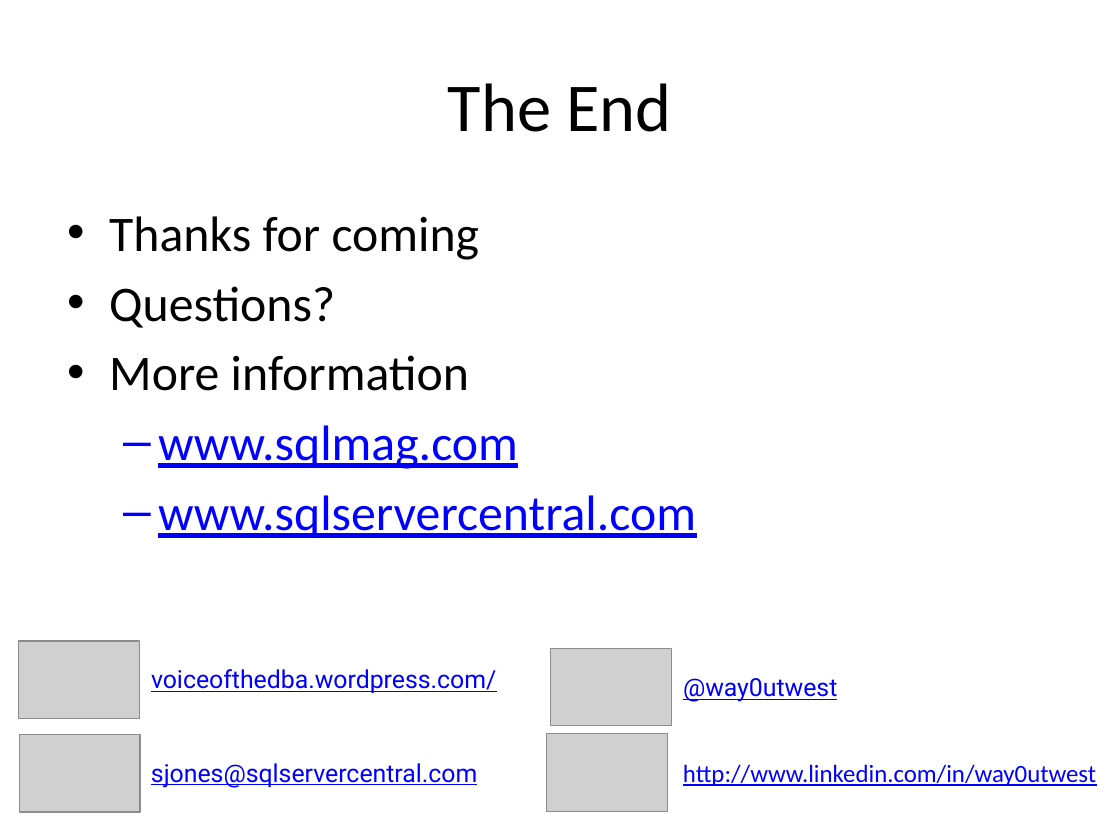
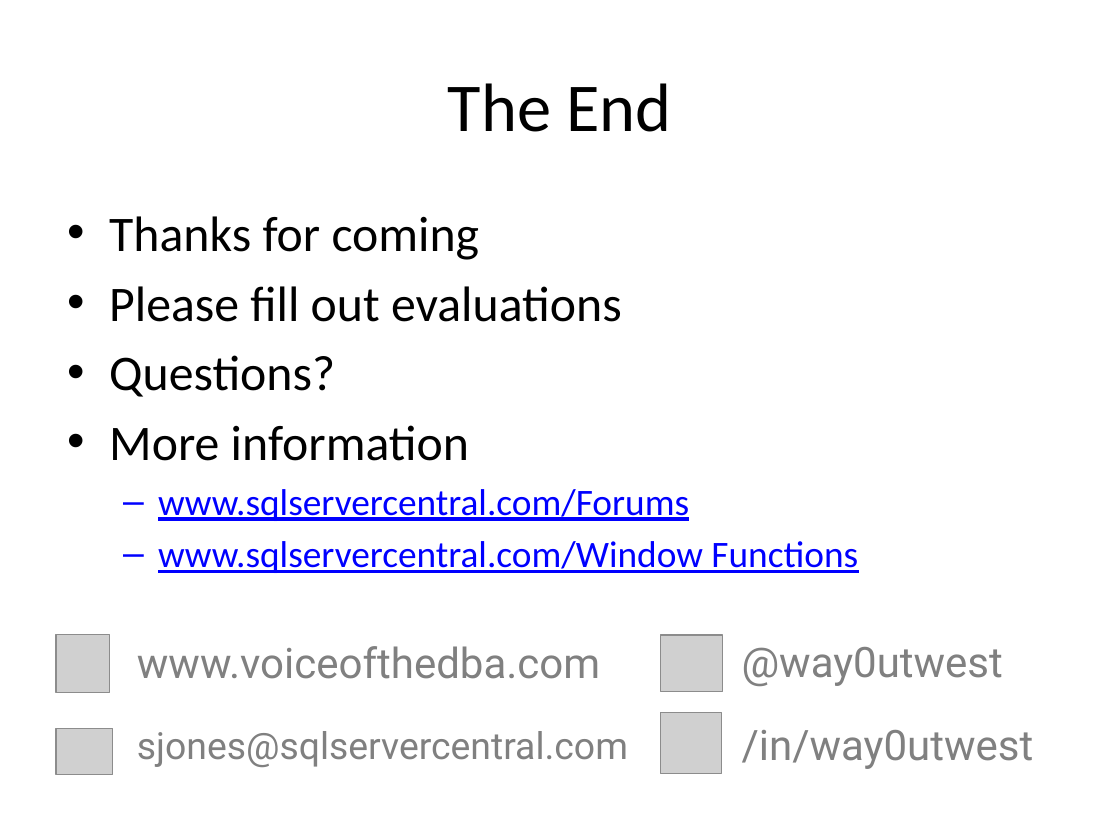
Before and after one commit to reachanu21/T-SQLWindowing, a slide deck: slide 31 of Presentation/TSQL_Windowing.pptx (slide 27 before the commit). Drawn at 1120x840 pixels with LibreOffice and Linux fonts; fonts in the diff are those of the drawing; grey boxes stand for pictures. Boxes give left, top, right and bottom in pixels: in the first picture for what was removed or moved away, otherwise in the second. Text is boxed around its words. In the diff, an @@ line names an element or a change of style, - is before the commit and + after.

```diff
--- a/Presentation/TSQL_Windowing.pptx
+++ b/Presentation/TSQL_Windowing.pptx
@@ text at (109, 286, 622, 322): paragraph added @@
+• Please fill out evaluations
@@ text at (158, 489, 858, 573): text changed; size 32 to 24 pt @@
-  – www.sqlmag.com
-  – www.sqlservercentral.com
+  – www.sqlservercentral.com/Forums
+  – www.sqlservercentral.com/Window Functions
@@ picture removed at (19, 641, 140, 718) @@
@@ picture added at (56, 634, 110, 692) @@
@@ text at (137, 646, 600, 679): text changed; size 16 to 27 pt; text colour #0000FF to #808080 @@
-voiceofthedba.wordpress.com/
+www.voiceofthedba.com
@@ picture removed at (551, 648, 672, 726) @@
@@ picture added at (661, 635, 722, 692) @@
@@ text "@way0utwest": place and size @@
-text "@way0utwest" at (683, 678, 837, 702)
+text "@way0utwest" at (742, 647, 1003, 686)
@@ text "@way0utwest" at (742, 647, 1003, 686): size 16 to 27 pt, text colour #0000FF to #808080, underline off; less space between paragraphs @@
@@ text "sjones@sqlservercentral.com": place and size @@
-text "sjones@sqlservercentral.com" at (151, 763, 477, 788)
+text "sjones@sqlservercentral.com" at (137, 731, 628, 767)
@@ text "sjones@sqlservercentral.com" at (137, 731, 628, 767): size 16 to 24 pt, text colour #0000FF to #808080, underline off; less space between paragraphs @@
@@ picture added at (661, 712, 721, 773) @@
@@ picture removed at (19, 735, 140, 812) @@
@@ picture added at (56, 728, 113, 774) @@
@@ picture removed at (547, 734, 668, 812) @@
@@ text at (742, 730, 1034, 769): text changed; size 16 to 27 pt; font Calibri to Roboto; text colour #0000FF to #808080 @@
-http://www.linkedin.com/in/way0utwest
+/in/way0utwest
```
Also in this commit, not shown: 8 other slides changed, 5 slides added, 1 slide removed.
